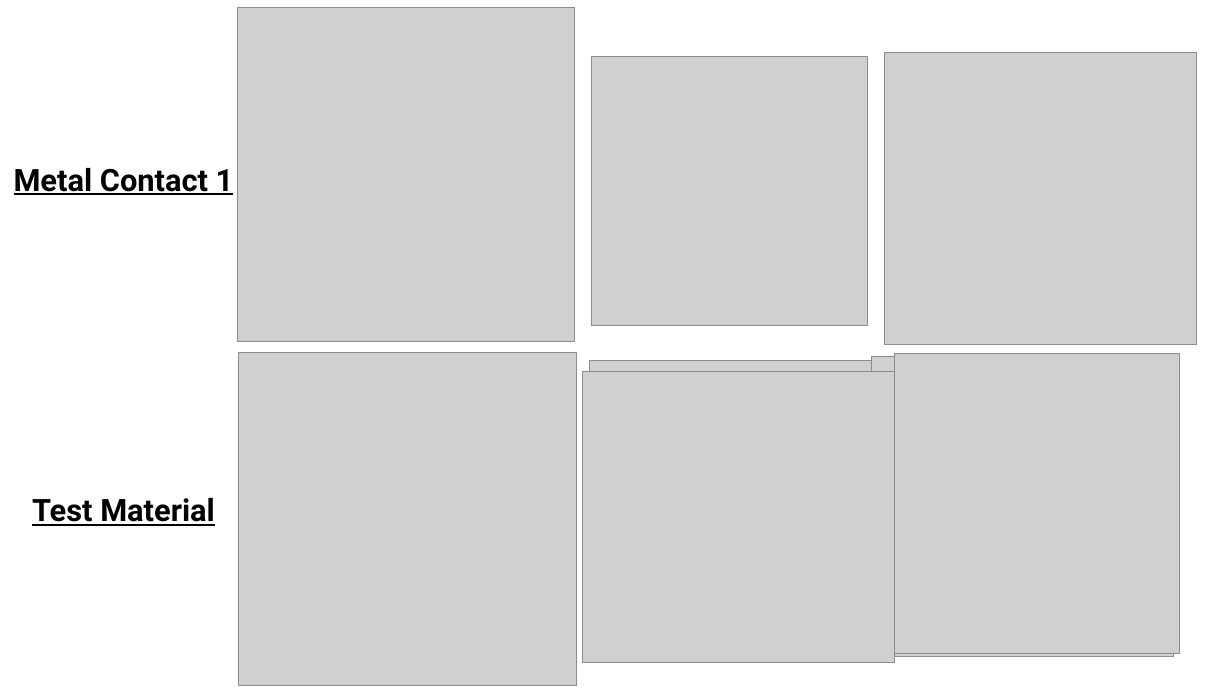
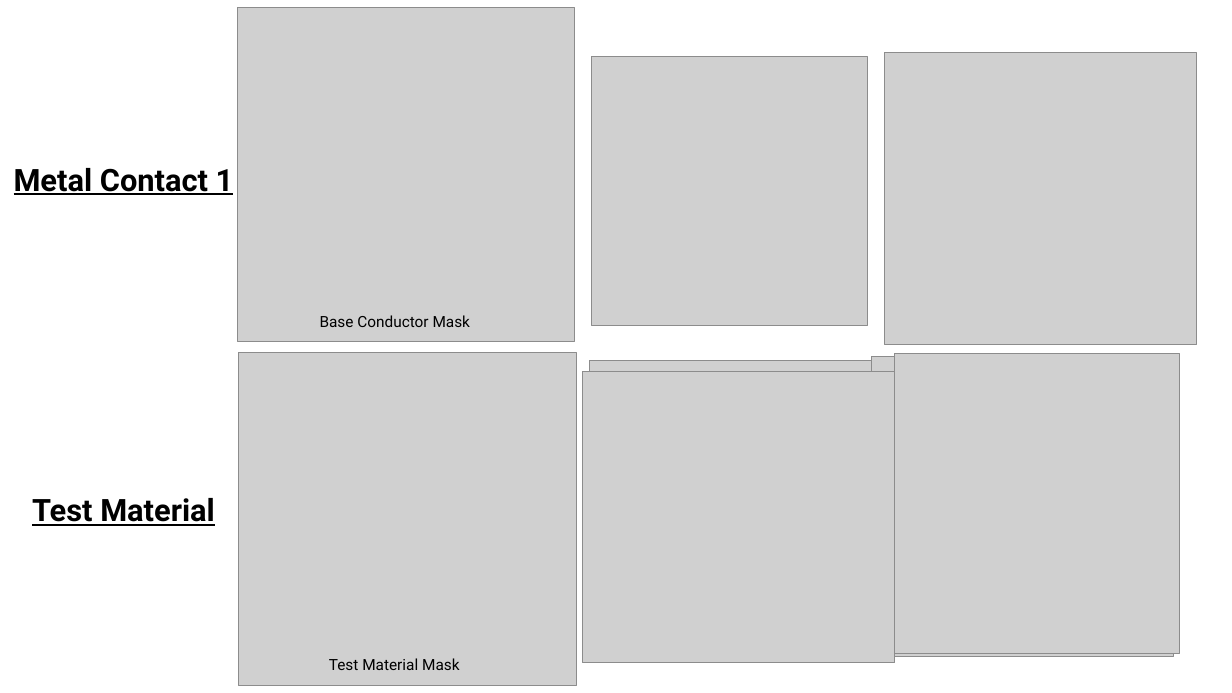
Before and after one commit to barajasalfredo13/Amorphous-Selenium-Vertical-Design, a slide deck: slide 3 of z.ReadMeAssets/ASeGrapheneDetector.pptx. Drawn at 1232x693 pixels with LibreOffice and Linux fonts; fonts in the diff are those of the drawing; grey boxes stand for pictures. Boxes give left, top, right and bottom in pixels: in the first picture for what was removed or moved away, otherwise in the second. Text is boxed around its words. In the diff, an @@ line names an element or a change of style, - is before the commit and + after.

```diff
--- a/z.ReadMeAssets/ASeGrapheneDetector.pptx
+++ b/z.ReadMeAssets/ASeGrapheneDetector.pptx
@@ text added at [320,315,471,327], 12 pt, text #000000 @@
+Base Conductor Mask
@@ text added at [329,658,460,670], 12 pt, text #000000 @@
+Test Material Mask
```
Also in this commit, not shown: 2 other slides changed, 7 other files.
